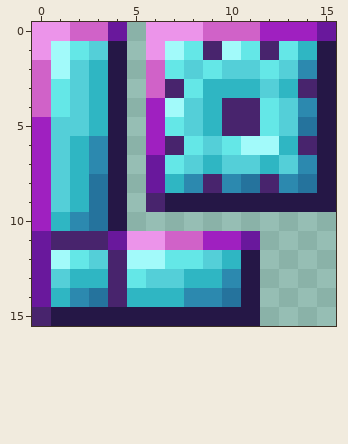
Pixel-art sprite: src/main/resources/assets/lanitium/icon.png. Above: the version before the commit.
The file is 16x16 pixels.
Now the later version:
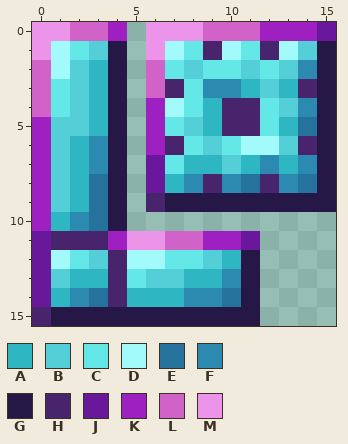
Palette (. is transparent): A #2fb6c3  B #54cfd8  C #64e7e7  D #a2fafa  E #25739d  F #2c89af  G #251746  H #48246d  J #69189c  K #9f20c0  L #d062c8  M #ec94ea
The edit:
Changed rows in their new state; - is an unchanged pixel.
first column x 4:
 0 K----------
 1 ---------DB
 2 ------C----
 3 -----FF----
 4 ----C------
 5 ---------A-
 6 ---------B-
 7 ----A--AFA-
first column x 4:
11 K
Pixel boxes of the changes (left, top, right, bottom) in both pictures:
changed: (108, 22, 317, 250)
